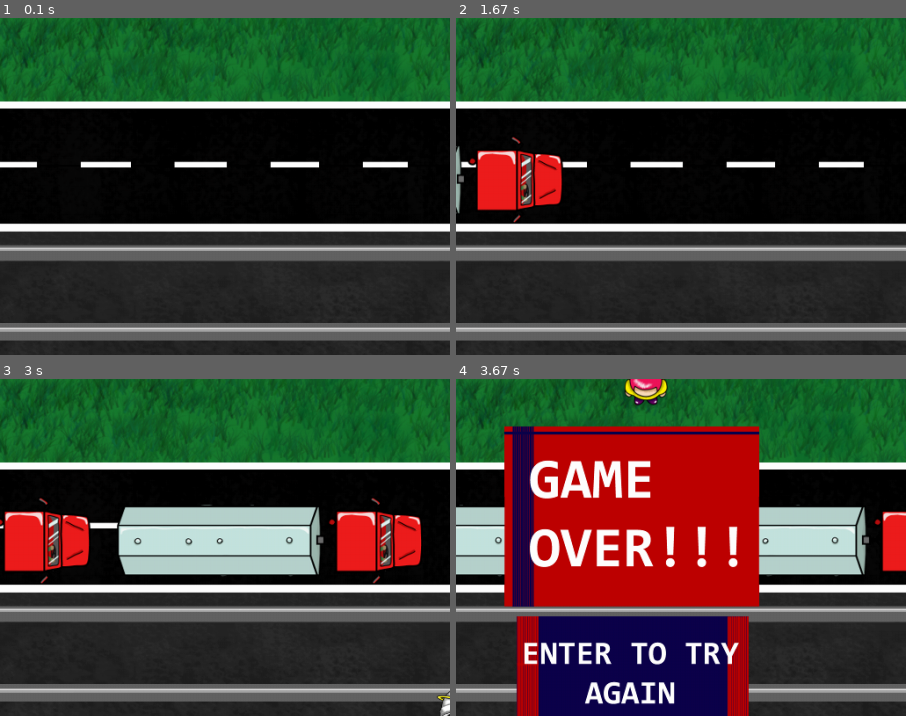
Above: before the commit, frames 1-4 (two rows, left to right).
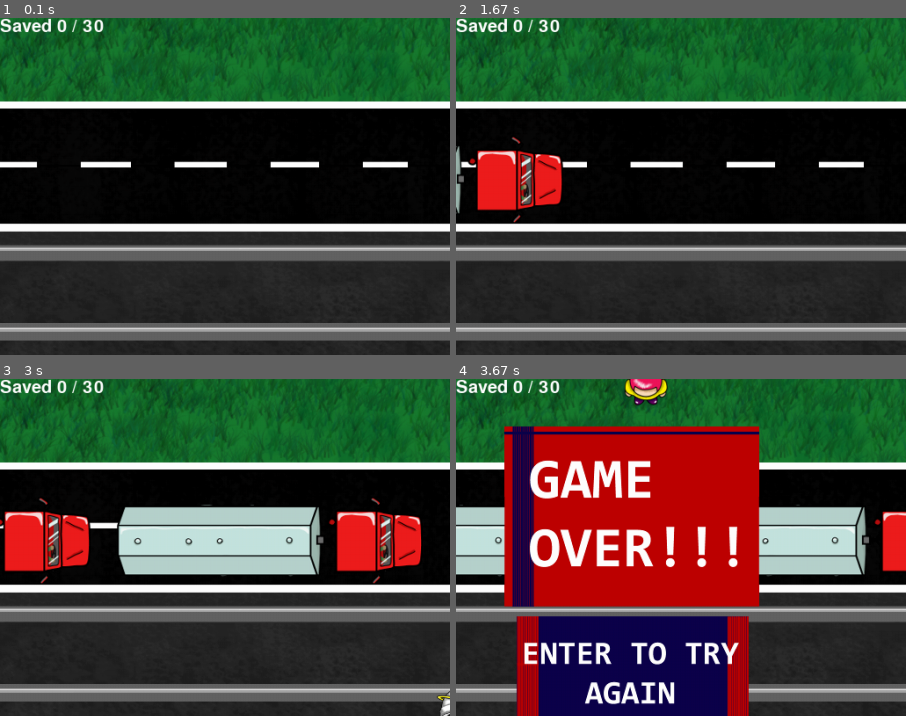
Above: after the commit, the same moments.

Repository: DanielKinsman/ghost-safety-squad-tigjamau
Game: pygame game, started from game.py
The game is run twice, just before and just after one commit, with the same random seed, the same clock (stepped at 60 frames per second) and the same inputs. The source is Python 2; it was converted automatically to run under Python 3.
Inputs:
- Up to frame 1 (0.1 s): no input
- Up to frame 2 (1.67 s): hold Right 0.33-0.8 s; hold Up 0.83-1.13 s; hold Right 1.17-1.63 s
- Up to frame 3 (3 s): hold Left 1.67-2.2 s; hold Down 2.23-2.53 s; hold Left 2.57-2.97 s
- Up to frame 4 (3.67 s): hold Up 3-3.37 s; hold Right from 3.4 s (still down)
The pictures show only the part of the screen within x 0-50%, y 0-50%; the shares and areas given below are measured in that part.

The runs differ from the first frame. In frame 1, 0.5% of the frame differs, in the area x 0-24%, y 0-5%; in frame 2, 0.5%; in frame 3, 0.5%; in frame 4, 0.5%.

Commit message:
Scoring based on number of people saved

Diff:
--- a/game.py
+++ b/game.py
@@ -233,6 +233,8 @@
     TRAM_ACCELERATION = 0.025
     CAR_SPAWN_DELAY_AVERAGE = 1500
     DEATHS_TILL_GAME_OVER = 1
+    SAVES_TILL_WIN = 30
+    FONT_SIZE = 20
 
     def __init__(self):
         self.screen = pygame.display.set_mode((Game.WIDTH, Game.HEIGHT), pygame.DOUBLEBUF)
@@ -247,6 +249,9 @@
 
         pygame.mixer.music.load("sound/ghostsquishies.ogg")
 
+        pygame.font.init()
+        self.font = pygame.font.Font(pygame.font.get_default_font(), Game.FONT_SIZE)
+
         self.background = pygame.image.load("images/background.png")
 
         self.carimage = pygame.image.load('images/car.png')
@@ -280,6 +285,7 @@
         self.possessToggle = False
         self.gameover = False
 
+        self.peopleSaved = 0
         self.concurrentPeople = 1
         self.lastDifficultyIncrease = pygame.time.get_ticks()
 
@@ -333,6 +339,9 @@
             self.carGroup.draw(self.screen)
             self.playerGroup.draw(self.screen)
             #self.crashPredictGroup.draw(self.screen) #debug only
+            fontsurf = self.font.render("Saved %(saved)d / %(savesTillWin)d" % {'saved': self.peopleSaved, 'savesTillWin' : Game.SAVES_TILL_WIN}, True, pygame.Color("white"))
+            self.screen.blit(self.background, (0, 0), fontsurf.get_rect())
+            self.screen.blit(fontsurf, (0, 0))
 
             if self.gameover:
                 pygame.mixer.music.stop()
@@ -343,6 +352,7 @@
         #clean up before exit
         pygame.display.quit()
         pygame.mixer.quit()
+        pygame.font.quit()
 
     def runPeople(self):
         for person in self.people:
@@ -355,6 +365,7 @@
                 elif offscreen(person, self.screen):
                     self.personGroup.remove(person)
                     self.people.remove(person)
+                    self.peopleSaved += 1
             else:
                 pass
 
